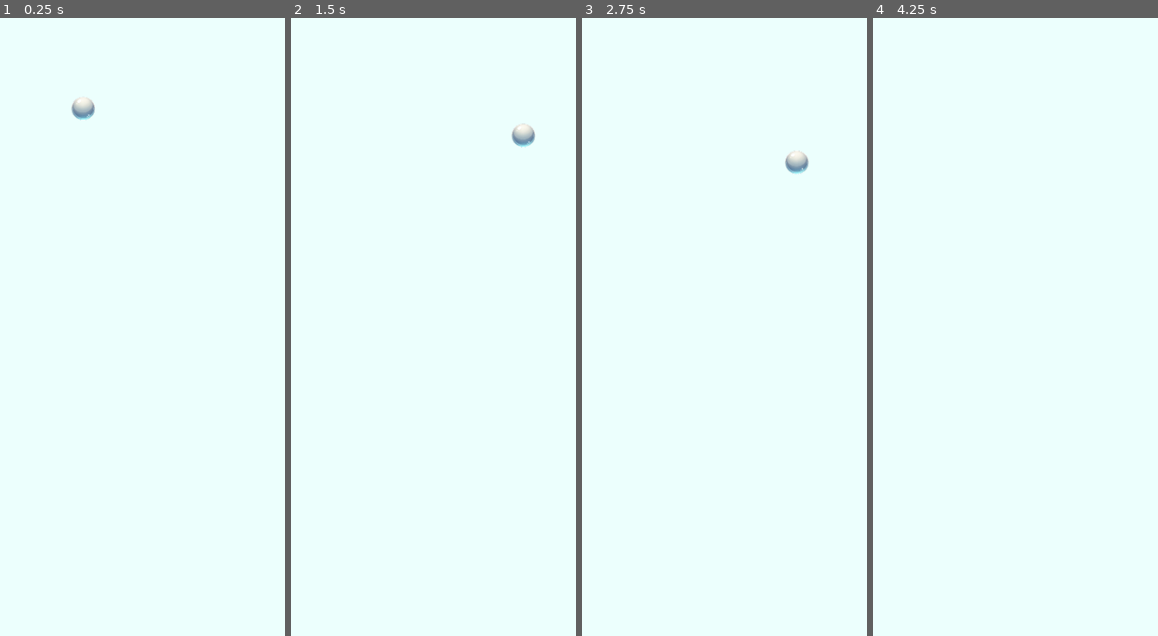
Above: before the commit, frames 1-4 (left to right).
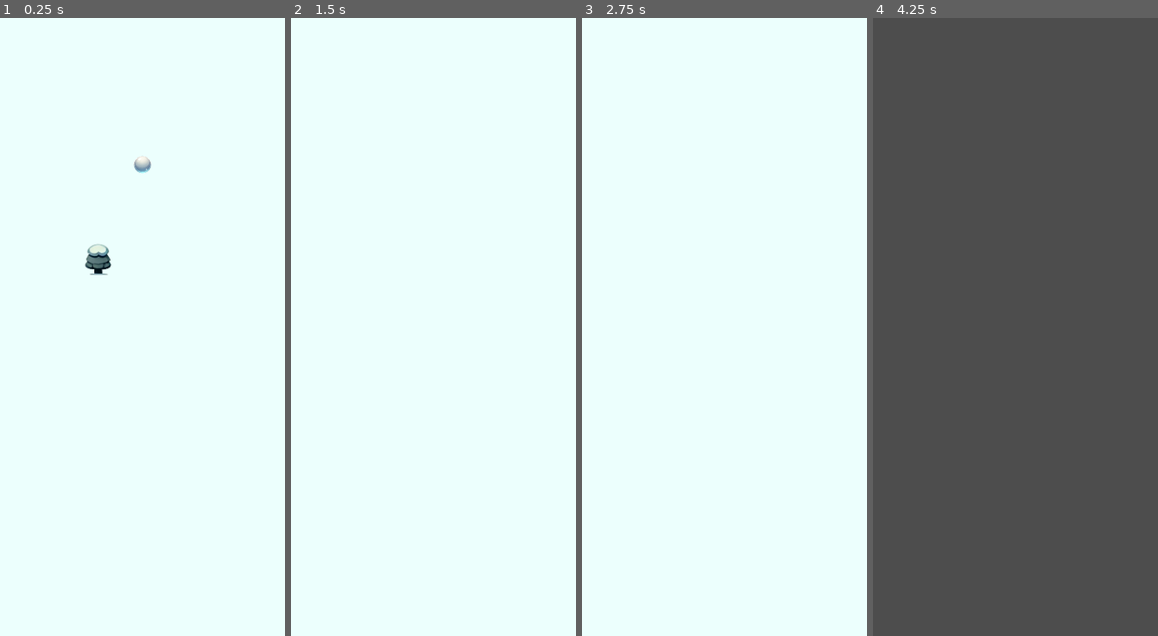
Above: after the commit, the same moments.

Repository: haytham10/Twisted-Trails
Game: Godot game, scene res://scenes/game.tscn
Same seed, same stepped clock (60 frames per second), same inputs: the game is played once before the commit and once after it.
Inputs:
- Up to frame 1 (0.25 s): no input
- Up to frame 2 (1.5 s): hold Right (move_right) from 0.53 s (still down)
- Up to frame 3 (2.75 s): tap Enter at 2 s; release Right (move_right) at 2.03 s; hold Left (move_left) from 2.03 s (still down)
- Up to frame 4 (4.25 s): release Left (move_left) at 2.78 s; hold Right (move_right) from 2.78 s (still down); tap Space at 3.5 s

The runs differ from the first frame. In frame 1, 0.7% of the frame differs, in the area x 24-54%, y 12-42%; in frame 2, 0.2%; in frame 3, 0.2%; in frame 4, 100%, in the area x 0-100%, y 0-100%.

Commit message:
feat: player movement in progress, added trees

Diff:
--- a/scenes/game.tscn
+++ b/scenes/game.tscn
@@ -1,44 +1,27 @@
-[gd_scene load_steps=5 format=3 uid="uid://b275mnkj4r81a"]
+[gd_scene load_steps=4 format=3 uid="uid://b275mnkj4r81a"]
 
 [ext_resource type="PackedScene" uid="uid://ddjkghmjwo3bg" path="res://scenes/ball.tscn" id="1_cysba"]
 [ext_resource type="Texture2D" uid="uid://df1yr8a22hkbv" path="res://assets/Background/Background.png" id="1_him0m"]
-[ext_resource type="PackedScene" uid="uid://b30h46hd6mrtx" path="res://scenes/killzone.tscn" id="3_5u7x7"]
-
-[sub_resource type="WorldBoundaryShape2D" id="WorldBoundaryShape2D_y01ep"]
-normal = Vector2(1, 0)
-distance = -519.0
+[ext_resource type="PackedScene" uid="uid://dtsruvi2sijh8" path="res://scenes/tree.tscn" id="3_cildf"]
 
 [node name="Game" type="Node2D"]
 
+[node name="Backround" type="Sprite2D" parent="."]
+position = Vector2(3, 8820)
+scale = Vector2(0.598, 10)
+texture = ExtResource("1_him0m")
+
 [node name="Ball" parent="." instance=ExtResource("1_cysba")]
 position = Vector2(0, -288)
+scale = Vector2(0.445, 0.445)
 
 [node name="Camera2D" type="Camera2D" parent="Ball"]
 position = Vector2(0, 502.479)
-limit_left = -90
-limit_right = 90
+limit_left = -100
+limit_right = 100
 limit_smoothed = true
 position_smoothing_enabled = true
-position_smoothing_speed = 15.0
 
-[node name="ParallaxBackground" type="ParallaxBackground" parent="."]
-
-[node name="ParallaxLayer" type="ParallaxLayer" parent="ParallaxBackground"]
-motion_scale = Vector2(1, 2)
-motion_mirroring = Vector2(0, 1080)
-
-[node name="Sprite2D" type="Sprite2D" parent="ParallaxBackground/ParallaxLayer"]
-position = Vector2(3, 0)
-scale = Vector2(0.88, 0.88)
-texture = ExtResource("1_him0m")
-
-[node name="killzone" parent="." instance=ExtResource("3_5u7x7")]
-
-[node name="left" type="CollisionShape2D" parent="killzone"]
-position = Vector2(48, 0)
-shape = SubResource("WorldBoundaryShape2D_y01ep")
-
-[node name="right" type="CollisionShape2D" parent="killzone"]
-position = Vector2(-40, 0)
-scale = Vector2(-1, -1.00745)
-shape = SubResource("WorldBoundaryShape2D_y01ep")
+[node name="Tree" parent="." instance=ExtResource("3_cildf")]
+position = Vector2(-62, -156)
+scale = Vector2(0.435, 0.435)
--- /dev/null
+++ b/scenes/tree.tscn
@@ -0,0 +1,6 @@
+[gd_scene load_steps=2 format=3 uid="uid://dtsruvi2sijh8"]
+
+[ext_resource type="Texture2D" uid="uid://djb5kiocsjx6w" path="res://assets/Props/tree1.png" id="1_u3yoo"]
+
+[node name="Tree" type="Sprite2D"]
+texture = ExtResource("1_u3yoo")
--- a/scripts/ball.gd
+++ b/scripts/ball.gd
@@ -1,30 +1,39 @@
 extends CharacterBody2D
 
-const SPEED = 180.0
+const MAX_SPEED = 180.0
+const ACCELERATION = 1  # Controls how quickly the ball accelerates to max speed
+const TURN_ANGLE = 0.1  # Adjust for tighter or wider arcs
 
 # Get the gravity from the project settings to be synced with RigidBody nodes.
-var gravity = ProjectSettings.get_setting("physics/2d/default_gravity") * 0.6
+var gravity = ProjectSettings.get_setting("physics/2d/default_gravity") * 0.1
 
-# Track the current horizontal direction
-var moving_left = true
+# Track the current velocity
+var current_velocity_x = 0.0
 
 func _process(delta):
 	# Check for input on the left or right side of the screen
 	if Input.is_action_just_pressed("move_left"):
-		moving_left = true
+		current_velocity_x = -MAX_SPEED
 	elif Input.is_action_just_pressed("move_right"):
-		moving_left = false
+		current_velocity_x = MAX_SPEED
+
+	# Gradually increase or decrease the speed to the target velocity
+	if current_velocity_x < 0:
+		current_velocity_x = max(-MAX_SPEED, current_velocity_x - ACCELERATION * delta)
+	elif current_velocity_x > 0:
+		current_velocity_x = min(MAX_SPEED, current_velocity_x + ACCELERATION * delta)
 
 func _physics_process(delta):
 	# Add gravity to the vertical velocity
 	if !is_on_floor():
 		velocity.y += gravity * delta
 
-	# Set horizontal velocity based on the current direction
-	if moving_left:
-		velocity.x = -SPEED
-	else:
-		velocity.x = SPEED
+	# Calculate the angle of movement for the arc effect
+	var angle = current_velocity_x * TURN_ANGLE * delta
+
+	# Update the horizontal velocity to create a smooth arc
+	velocity.x = current_velocity_x * cos(angle)
+	velocity.y += current_velocity_x * sin(angle)
 
 	# Move the character
 	move_and_slide()
Binary file added: assets/Props/tree1.png
